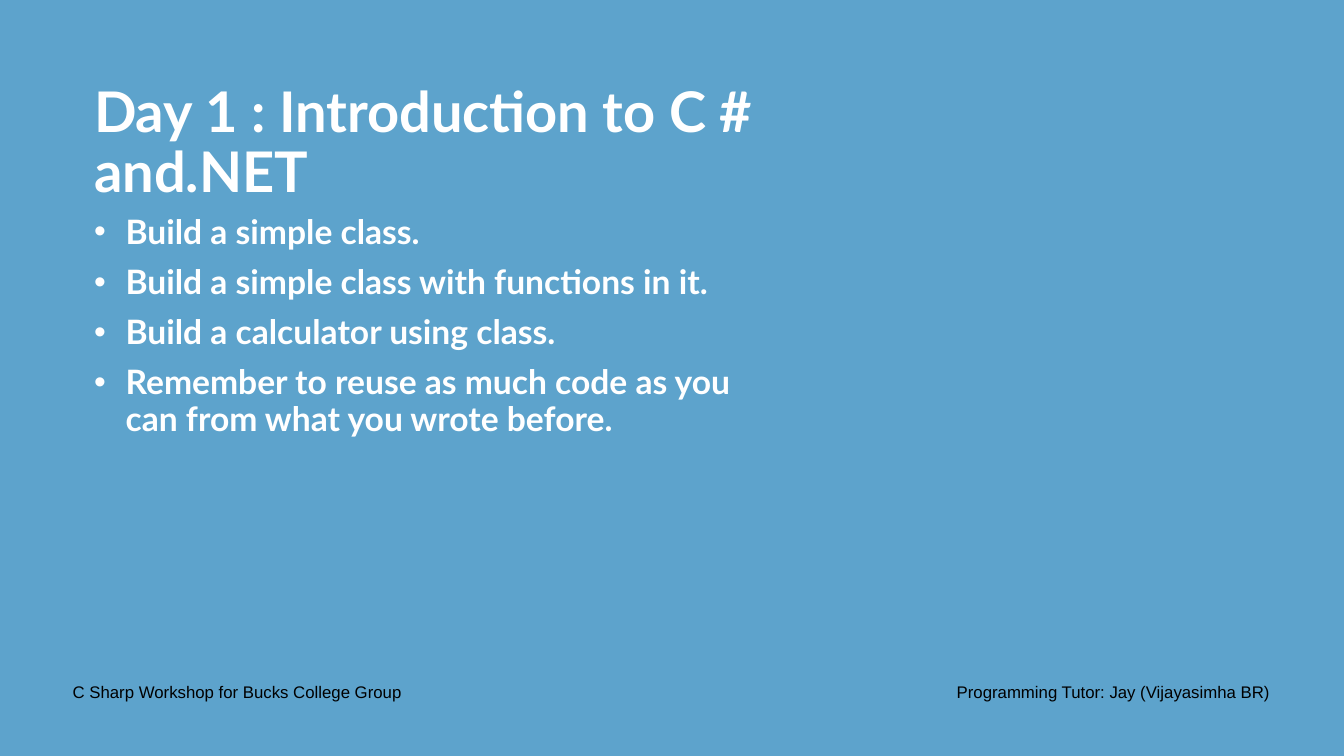
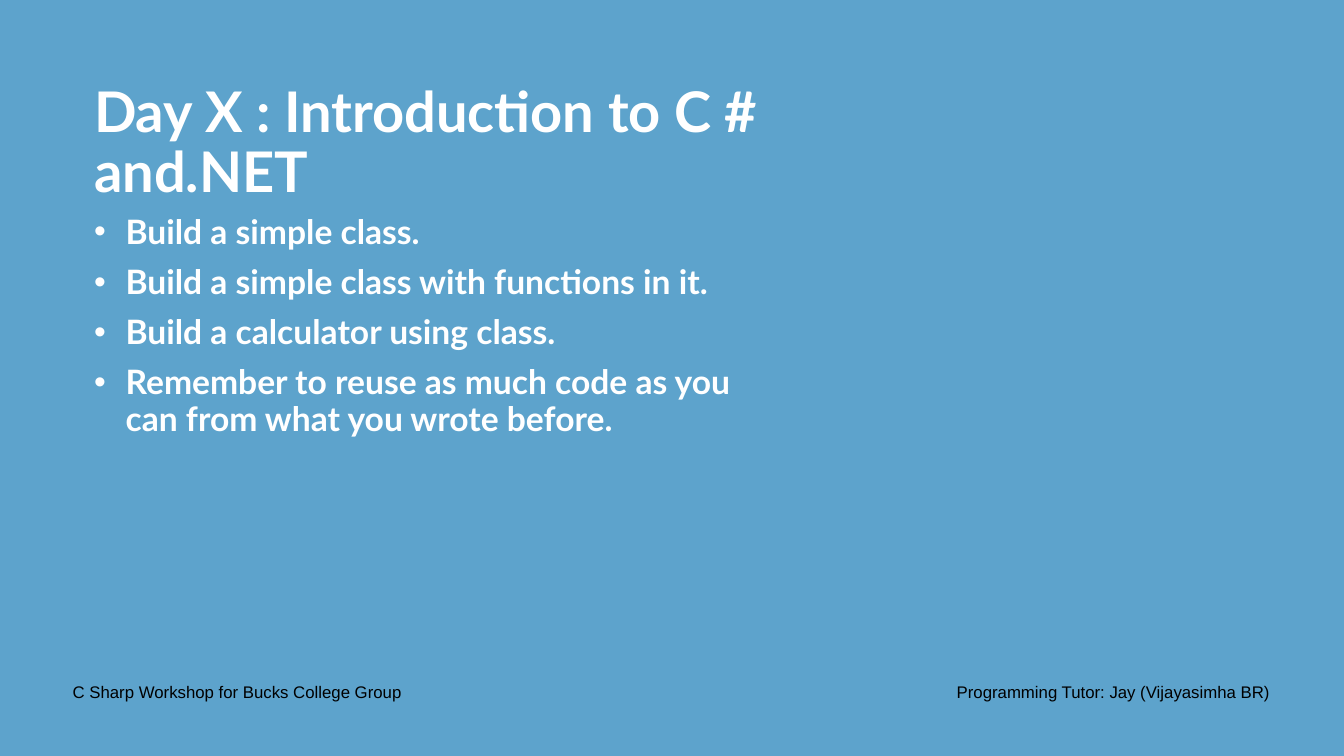
Before and after one commit to Jay-study-nildana/CSharpWorkShopforBucksCollegeGroup, a slide deck: slide 24 of PresentationPPTPDFS/Day 3 Onwards - C Sharp Workshop Bucks College Group.pptx (slide 16 before the commit). Drawn at 1344x756 pixels with LibreOffice and Linux fonts; fonts in the diff are those of the drawing; background and template pictures are left out. Boxes give left, top, right and bottom in pixels: in the first picture for what was removed or moved away, otherwise in the second. Text is boxed around its words. In the diff, an @@ line names an element or a change of style, - is before the commit and + after.

```diff
--- a/PresentationPPTPDFS/Day 3 Onwards - C Sharp Workshop Bucks College Group.pptx
+++ b/PresentationPPTPDFS/Day 3 Onwards - C Sharp Workshop Bucks College Group.pptx
@@ title at (94,90,711,193): text changed @@
-Day 1 : Introduction to C # and.NET
+Day X : Introduction to C # and.NET
```
Also in this commit, not shown: 1 other slide changed, 8 slides added, 2 other files.
